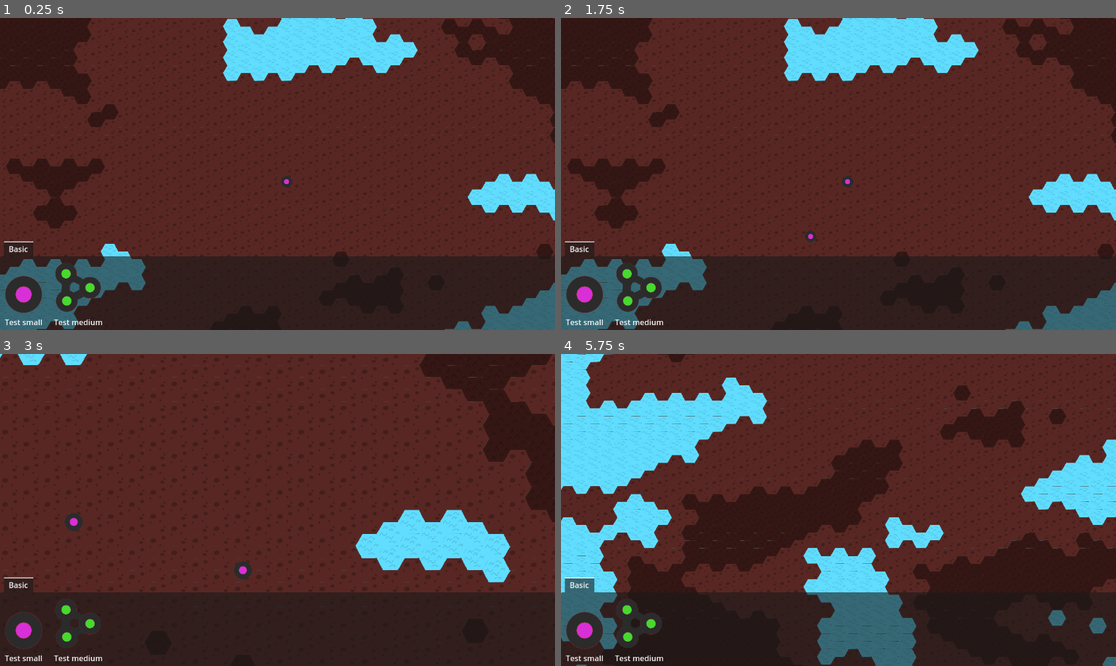
Above: before the commit, frames 1-4 (two rows, left to right).
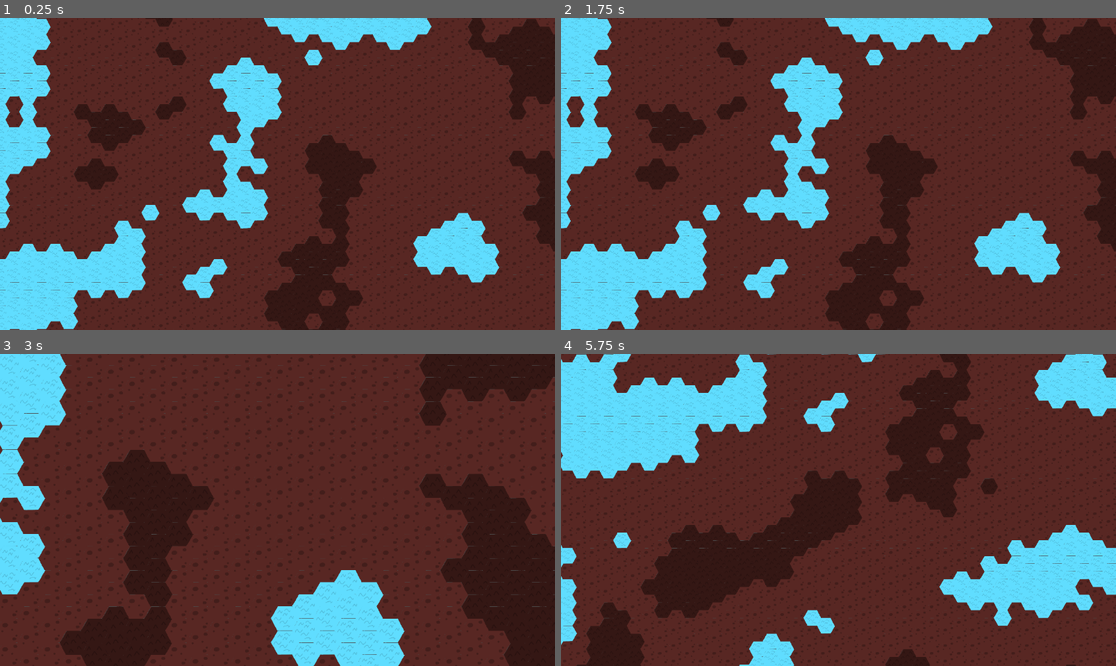
Above: after the commit, the same moments.

Repository: FlyingCheeseDemon/exoplanet-phd
Game: Godot game, scene res://scenes/main.tscn
The game is run twice, just before and just after one commit, with the same random seed, the same clock (stepped at 60 frames per second) and the same inputs.
Inputs (mouse positions are in pixels of both pictures, inside the frame that each line leads up to):
- Up to frame 1 (0.25 s): no input
- Up to frame 2 (1.75 s): tap Enter at 0.5 s; drag from (583, 295) to (894, 105) at 0.52 s; tap Space at 1.25 s; drag from (638, 295) to (810, 236) at 1.27 s
- Up to frame 3 (3 s): tap Enter at 2 s; move the mouse to (333, 441) at 2.02 s; hold D (pan_right) 2.03-2.75 s; tap Mouse wheel up (zoom_plus) at 2.1 s; drag from (249, 572) to (111, 463) at 2.77 s
- Up to frame 4 (5.75 s): tap Space at 3.5 s; move the mouse to (1005, 556) at 3.52 s; hold A (pan_left) 3.53-4.25 s; tap Mouse wheel down (zoom_minus) at 3.6 s; drag from (672, 463) to (755, 432) at 4.27 s; tap Enter at 5 s; move the mouse to (866, 510) at 5.02 s; hold S (pan_down) from 5.03 s (still down); tap R (rotate_building) at 5.1 s; click (866, 510) at 5.17 s

The runs differ from the first frame. In frame 1, 45% of the frame differs, in the area x 0-100%, y 0-100%; in frame 2, 45%; in frame 3, 41%; in frame 4, 52%.

Commit message:
Fixed world map skewness

Diff:
--- a/scenes/build_menu_scenes/building_menu.gd
+++ b/scenes/build_menu_scenes/building_menu.gd
@@ -2,7 +2,6 @@
 
 @onready var build_menu:Control = $BuildMenu
 @onready var build_tab_container:TabContainer = $BuildMenu/BuildTabContainer
-@onready var drag_preview:Control = $DragPreview
 
 var available_buildings:Array[BuildingData] = []
 
--- a/scenes/build_menu_scenes/building_menu.tscn
+++ b/scenes/build_menu_scenes/building_menu.tscn
@@ -6,6 +6,7 @@
 script = ExtResource("1_6taao")
 
 [node name="BuildMenu" type="Control" parent="."]
+visible = false
 layout_mode = 3
 anchors_preset = 12
 anchor_top = 1.0
--- a/scenes/world_scenes/world.tscn
+++ b/scenes/world_scenes/world.tscn
@@ -1,10 +1,8 @@
-[gd_scene load_steps=8 format=4 uid="uid://b3ou4tybdq6r"]
+[gd_scene load_steps=6 format=4 uid="uid://b3ou4tybdq6r"]
 
 [ext_resource type="Script" uid="uid://cdk0qox14sueo" path="res://scenes/world_scenes/world.gd" id="1_4wyf3"]
 [ext_resource type="TileSet" uid="uid://wq2fpuh0mids" path="res://assets/world_tileset.tres" id="2_ikkem"]
 [ext_resource type="Script" uid="uid://curff0ybkit4y" path="res://scenes/world_scenes/world_tile_map.gd" id="3_2ti7m"]
-[ext_resource type="Script" uid="uid://ey1sox1fu3s3" path="res://scenes/building.gd" id="4_jyr2a"]
-[ext_resource type="Resource" uid="uid://b7ougyucqnjdf" path="res://assets/buildings/test_small.tres" id="5_74fly"]
 [ext_resource type="PackedScene" uid="uid://bv6jk10mu6d2b" path="res://scenes/build_menu_scenes/drag_preview.tscn" id="6_74fly"]
 
 [sub_resource type="FastNoiseLite" id="FastNoiseLite_jyr2a"]
@@ -22,16 +20,12 @@
 tile_set = ExtResource("2_ikkem")
 script = ExtResource("3_2ti7m")
 perlin_noise = SubResource("FastNoiseLite_jyr2a")
-water_threshold = -0.3
-mountain_threshold = 0.3
-range_factor = 0.1
+water_threshold = -0.25
+mountain_threshold = 0.25
+range_factor = 70.0
+render_range = 100
 
 [node name="Buildings" type="Node" parent="."]
-
-[node name="TestBuilding" type="Sprite2D" parent="Buildings"]
-script = ExtResource("4_jyr2a")
-data = ExtResource("5_74fly")
-metadata/_custom_type_script = "uid://ey1sox1fu3s3"
 
 [node name="DragPreview" parent="." instance=ExtResource("6_74fly")]
 
--- a/scenes/world_scenes/world_tile_map.gd
+++ b/scenes/world_scenes/world_tile_map.gd
@@ -28,12 +28,12 @@
 	for i in range(-render_range, render_range):
 		for j in range(-render_range,render_range):
 			var coord := Vector2i(i,j)
-			var perlin_value = perlin_noise.get_noise_2d(i,j)
+			var perlin_value = perlin_noise.get_noise_2d(i+j*0.5,j*sqrt(3)/2)
 			var tile_inx:int = 1
 			var distance:float = sqrt(i*i+j*j)
-			if perlin_value < water_threshold/(range_factor*distance):
+			if perlin_value < water_threshold*exp(-(distance/range_factor)**2):
 				tile_inx = 0
-			elif perlin_value > mountain_threshold/(range_factor*distance):
+			elif perlin_value > mountain_threshold*exp(-(distance/range_factor)**2):
 				tile_inx = 2
 
 			var tile_coordinate = tile_set.get_source(world_atlas_id).get_tile_id(tile_inx)
